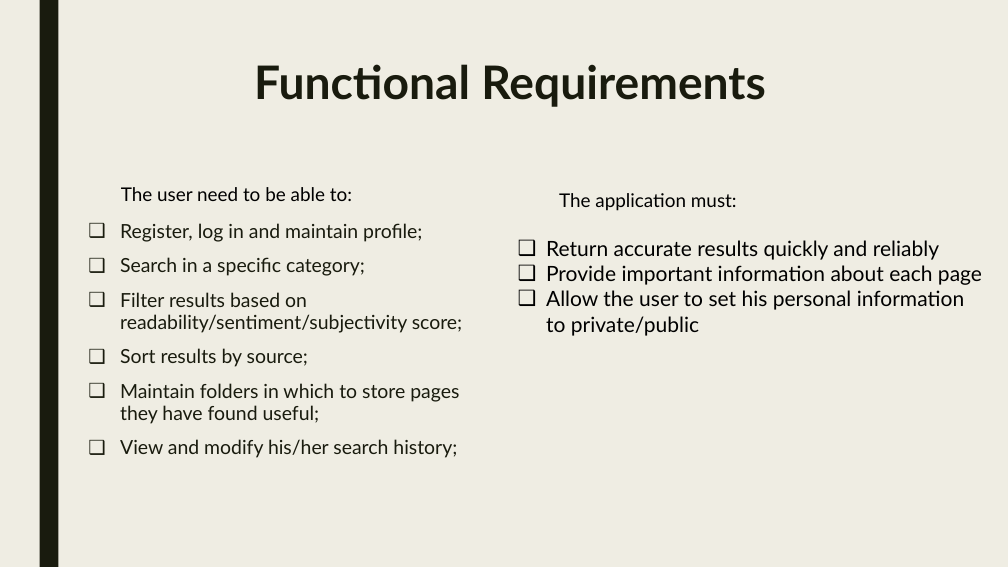
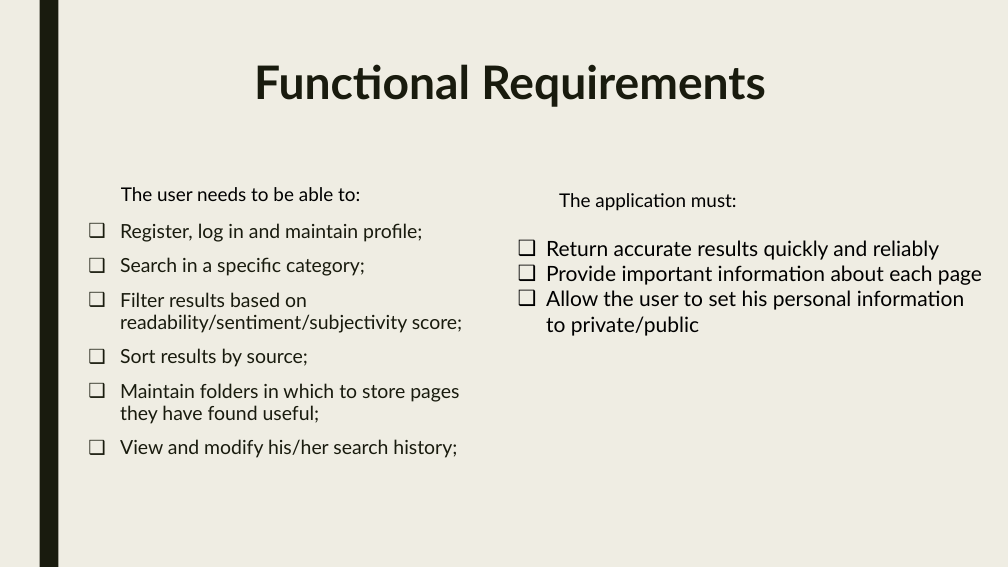
Before and after one commit to violet-g/e-health, a slide deck: slide 8 of General/e-health.pptx. Drawn at 1008x567 pixels with LibreOffice and Linux fonts; fonts in the diff are those of the drawing. Boxes give left, top, right and bottom in pixels: in the first picture for what was removed or moved away, otherwise in the second. Text is boxed around its words. In the diff, an @@ line names an element or a change of style, - is before the commit and + after.

Commit message:
fix typo

```diff
--- a/General/e-health.pptx
+++ b/General/e-health.pptx
@@ text at bbox=[121, 187, 360, 201]: text changed @@
-The user need to be able to:
+The user needs to be able to:
```
